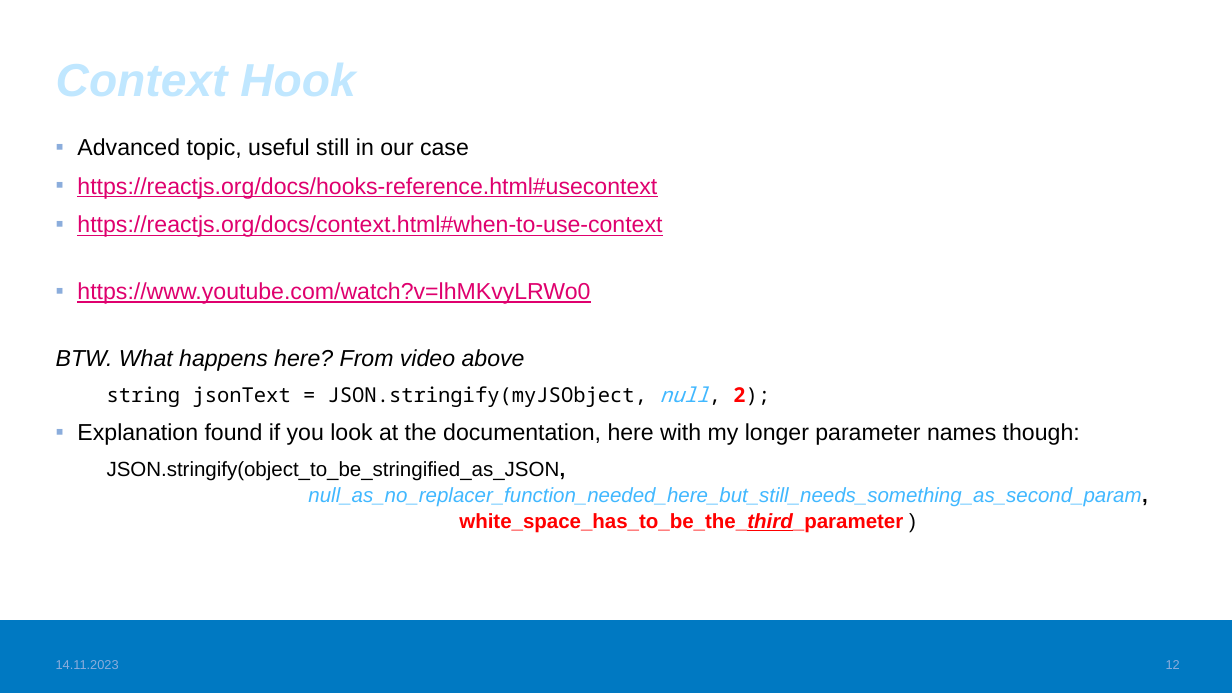
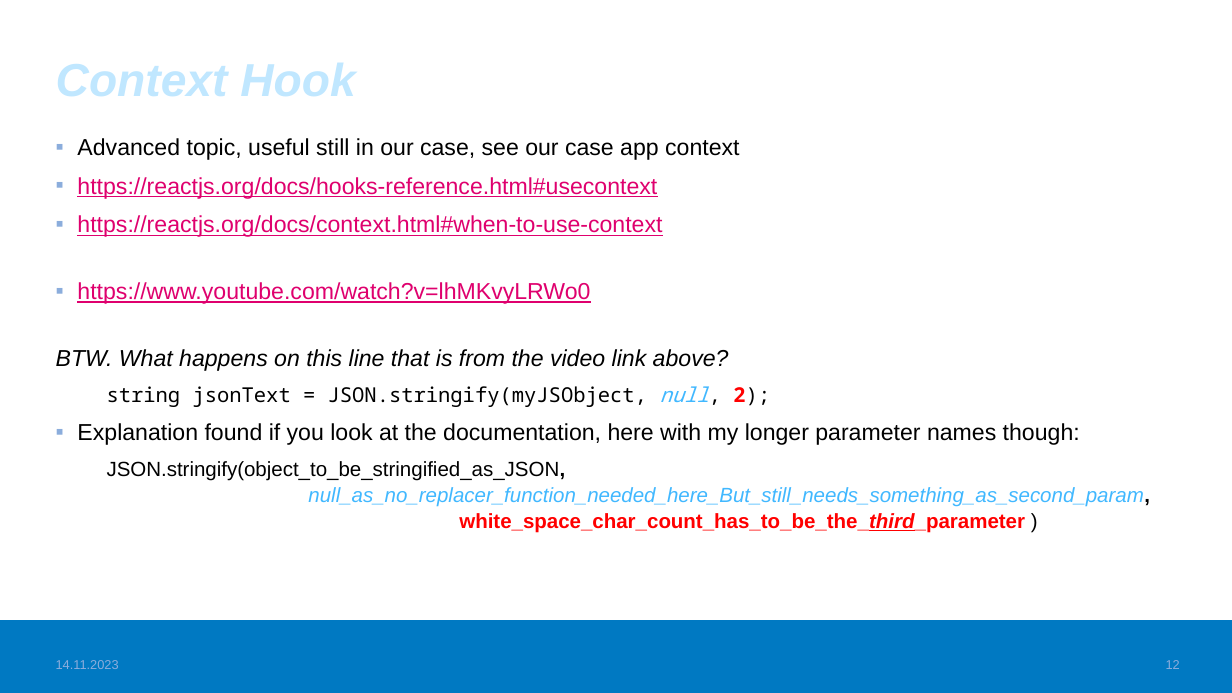
Before and after one commit to valju/docs_frontend_design, a slide deck: slide 12 of FrontendStuff_ForExam.pptx. Drawn at 1232x693 pixels with LibreOffice and Linux fonts; fonts in the diff are those of the drawing; background and template pictures are left out. Boxes give left, top, right and bottom in pixels: in the first picture for what was removed or moved away, otherwise in the second. Text is boxed around its words. In the diff, an @@ line names an element or a change of style, - is before the commit and + after.

```diff
--- a/FrontendStuff_ForExam.pptx
+++ b/FrontendStuff_ForExam.pptx
@@ text at [77, 138, 659, 160]: text changed @@
-▪ Advanced topic, useful still in our case
+▪ Advanced topic, useful still in our case, see our case app context
@@ text at [56, 349, 729, 371]: text changed @@
-BTW. What happens here? From video above
+BTW. What happens on this line that is from the video link above?
@@ text at [107, 461, 1149, 533]: text changed; italic off @@
-  JSON.stringify(object_to_be_stringified_as_JSON,
-  null_as_no_replacer_function_needed_here_but_still_needs_something_as_second_param,
-  white_space_has_to_be_the_third_parameter )
+  JSON.stringify(object_to_be_stringified_as_JSON,
+  null_as_no_replacer_function_needed_here_But_still_needs_something_as_second_param,
+  white_space_char_count_has_to_be_the_third_parameter )
```
Also in this commit, not shown: 8 other slides changed, 1 other file.
